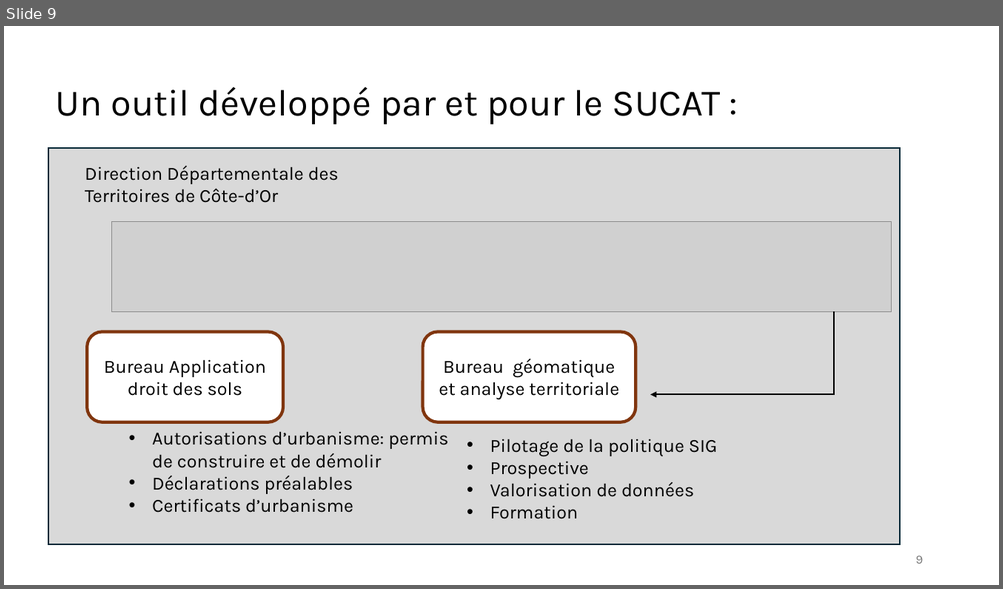
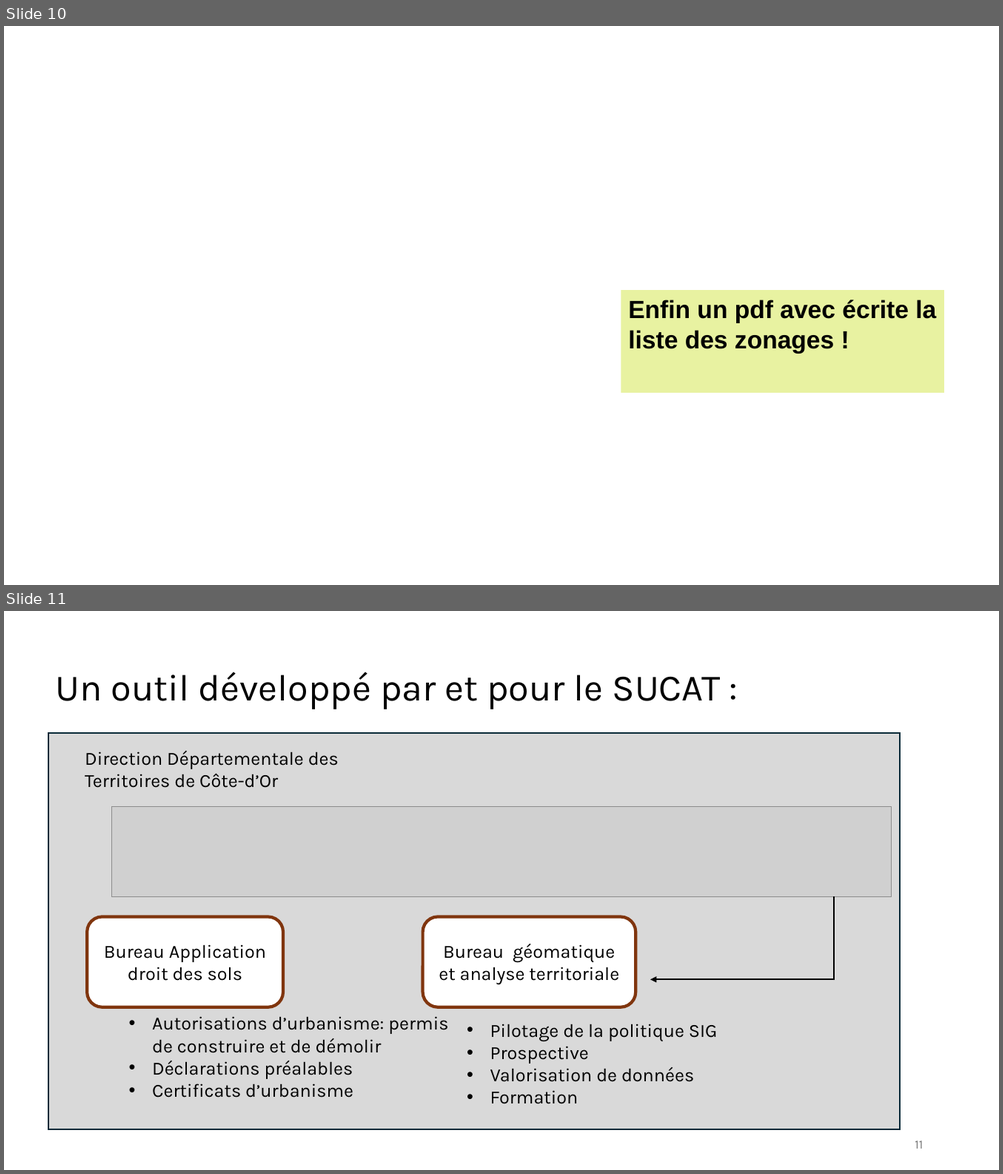
Before and after one commit to tomflyjc/Instruction_ADS, a slide deck: plugin_Instruction_ADS.odp. Shown one above the other, each under a label of ours: slide 9 before the commit, slides 10 and 11 after it. The pictures are 1003x589 and 1003x1174 pixels, drawn with LibreOffice and Linux fonts; fonts in the diff are those of the drawing; grey boxes stand for pictures; background and template pictures are left out. Boxes give left, top, right and bottom in pixels: in the first picture for what was removed or moved away, otherwise in the second. Text is boxed around its words. In the diff, an @@ line names an element or a change of style, - is before the commit and + after.

```diff
--- a/plugin_Instruction_ADS.odp
+++ b/plugin_Instruction_ADS.odp
@@ slide 10 added at bbox=[4, 26, 999, 585], background picture (left out) @@
@@ rectangle added at bbox=[621, 290, 944, 393], fill #E8F2A1, 24 pt, text #000000, bold @@
+Enfin un pdf avec écrite la liste des zonages !
@@ what was slide 9 is now slide 11 @@
@@ page number at bbox=[914, 1141, 922, 1149]: text changed @@
-9
+11
```
Also in this commit, not shown: 16 slides changed, 7 other slides added, 6 slides removed.
